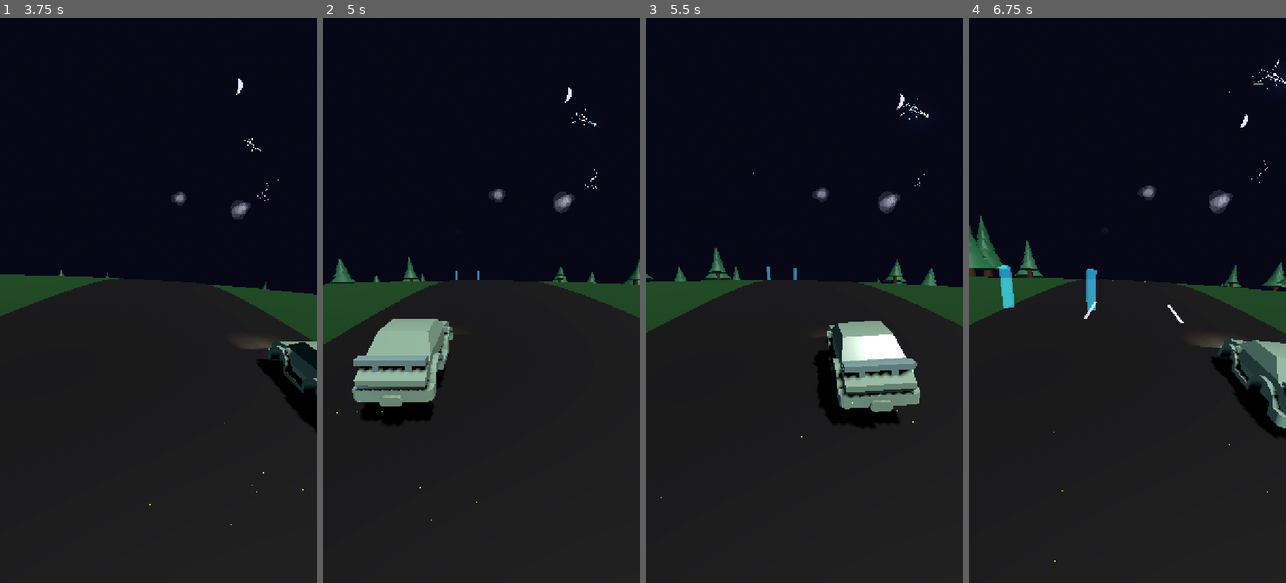
Above: before the commit, frames 1-4 (left to right).
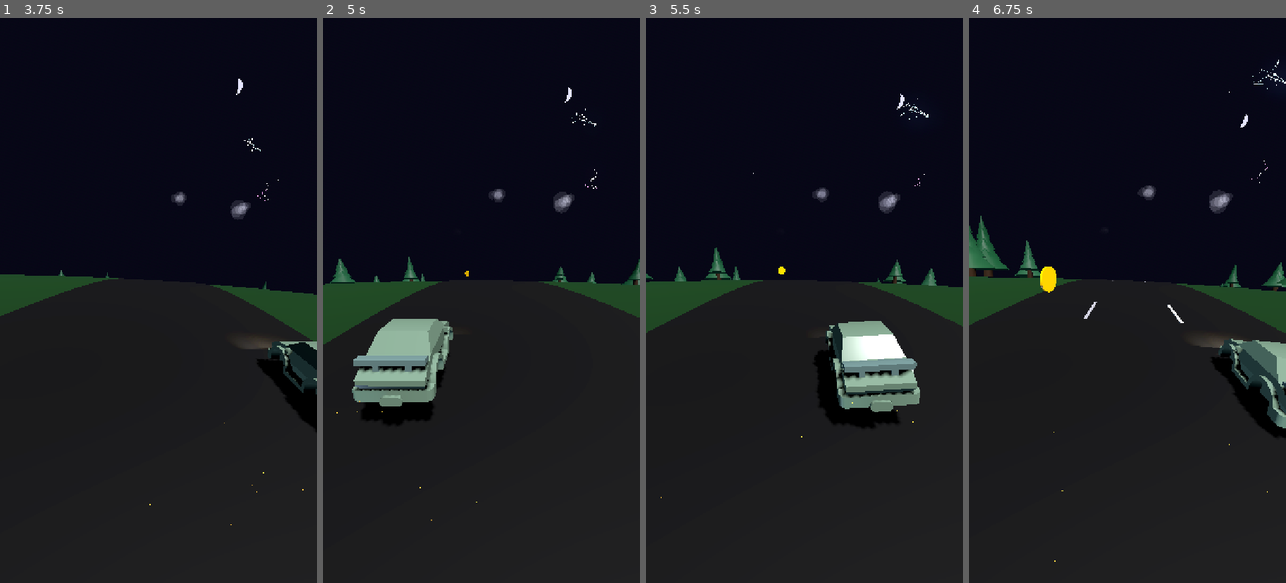
Above: after the commit, the same moments.

Repository: rooshimadethis/just-a-chill-drive
Game: Godot game, scene res://scenes/game.tscn
The game is run twice, just before and just after one commit, with the same random seed, the same clock (stepped at 60 frames per second) and the same inputs.
Inputs (mouse positions are in pixels of both pictures, inside the frame that each line leads up to):
- Up to frame 1 (3.75 s): move the mouse to (228, 272) at 0.52 s; hold Right (ui_right) 0.53-1.25 s; click (228, 272) at 0.67 s; drag from (95, 328) to (142, 413) at 1.27 s; move the mouse to (190, 176) at 2.02 s; hold Right (ui_right) 2.03-2.75 s; drag from (142, 413) to (63, 215) at 2.77 s; move the mouse to (253, 385) at 3.52 s; hold Left (ui_left) from 3.53 s (still down)
- Up to frame 2 (5 s): release Left (ui_left) at 4.25 s; drag from (386, 215) to (433, 159) at 4.27 s
- Up to frame 3 (5.5 s): move the mouse to (820, 300) at 5.02 s; hold Left (ui_left) from 5.03 s (still down); click (820, 300) at 5.17 s
- Up to frame 4 (6.75 s): release Left (ui_left) at 5.75 s; drag from (1079, 159) to (1064, 328) at 5.77 s; move the mouse to (1197, 272) at 6.52 s; hold Right (ui_right) from 6.53 s (still down)

Frame 1 is identical in both runs. In frame 2, less than 0.1% of the frame differs, in the area x 41-50%, y 44-47%; in frame 3, less than 0.1%; in frame 4, 0.7%, in the area x 9-41%, y 43-52%.

Commit message:
fix coin spawn

Diff:
--- a/scripts/game_manager.gd
+++ b/scripts/game_manager.gd
@@ -425,12 +425,14 @@
 uniform float curve_strength_side : hint_range(0,1) = 0.001;
 
 global uniform float road_time;
+varying float v_world_z;
 
 void vertex() {
    // Rigid Winding Road Effect with Spherical Curvature
    // Get World Origin of object for Z calculation
    vec3 world_origin = (MODEL_MATRIX * vec4(0.0, 0.0, 0.0, 1.0)).xyz;
    float z = world_origin.z;
+   v_world_z = z;
    float winding_offset = sin(z * 0.02 - road_time * 0.5) * 1.25;
 
    // Apply offset to World Pos
@@ -452,9 +454,16 @@
 
 void fragment() {
 	vec4 albedo_tex = albedo;
+
+	// Distance Fade Logic (Matches road shader)
+	float fade_start = -120.0;
+	float fade_end = -90.0;
+	float fade = clamp((v_world_z - fade_start) / (fade_end - fade_start), 0.0, 1.0);
+
 	ALBEDO = albedo_tex.rgb;
+	ALPHA = albedo_tex.a * fade;
 	ROUGHNESS = roughness;
-	EMISSION = emission.rgb * emission_energy;
+	EMISSION = emission.rgb * emission_energy * fade;
 }
 """
 	_rigid_winding_shader = Shader.new()
--- a/scripts/gate.gd
+++ b/scripts/gate.gd
@@ -3,165 +3,136 @@
 @export var speed: float = 18.0
 var collected: bool = false
 var game_manager: Node
-
-# Cache for transparency calculations
-var cached_alpha: float = -1.0
-var alpha_update_threshold: float = 0.01  # Only update if change > 1%
+var coin_pivot: Node3D
+var coin_mesh: MeshInstance3D
 
 func _ready():
 	# Find GameManager in the scene tree
 	game_manager = get_node("/root/Game/GameManager")
 
-	# 1. Widen the Gap
-	# User Request: "Make gates width of lane" (Gap 4.0)
-	var half_width = 2.0
+	# Remove old pillars if they exist (handling the .tscn children)
+	if has_node("LeftPillar"):
+		$LeftPillar.queue_free()
+	if has_node("RightPillar"):
+		$RightPillar.queue_free()
 
-	# Create shared CylinderMesh
-	var cyl_mesh = CylinderMesh.new()
-	cyl_mesh.height = 2.8 # 30% shorter (was 4.0)
-	cyl_mesh.top_radius = 0.3
-	cyl_mesh.bottom_radius = 0.3
-	cyl_mesh.radial_segments = 16
-	cyl_mesh.rings = 12 # Add vertical subdivision for curved world effect
+	# Create a pivot for rotation
+	coin_pivot = Node3D.new()
+	coin_pivot.name = "CoinPivot"
+	coin_pivot.position.y = 0.0 # Center of coin relative to parent (World Y=1.4)
+	add_child(coin_pivot)
 
-	if has_node("LeftPillar"):
-		$LeftPillar.mesh = cyl_mesh
-		$LeftPillar.position.x = -half_width
-		$LeftPillar.position.y = -0.6  # Lower to ground (half of height reduction: 1.2 / 2)
-		$LeftPillar.scale = Vector3(0.8, 0.8, 0.8) # 20% smaller pillars
-	if has_node("RightPillar"):
-		$RightPillar.mesh = cyl_mesh
-		$RightPillar.position.x = half_width
-		$RightPillar.position.y = -0.6  # Lower to ground
-		$RightPillar.scale = Vector3(0.8, 0.8, 0.8)
+	# Create Coin Mesh
+	var mesh_data = CylinderMesh.new()
+	mesh_data.top_radius = 0.6
+	mesh_data.bottom_radius = 0.6
+	mesh_data.height = 0.1
+	mesh_data.radial_segments = 32
 
-	# Adjust Trigger Size to match new width and height
+	coin_mesh = MeshInstance3D.new()
+	coin_mesh.mesh = mesh_data
+	coin_mesh.name = "CoinMesh"
+	# Rotate 90 degrees on X to stand up like a coin
+	coin_mesh.rotation.x = deg_to_rad(90)
+
+	coin_pivot.add_child(coin_mesh)
+
+	# Create Gold Material
+	var mat = StandardMaterial3D.new()
+	mat.albedo_color = Color(1.0, 0.84, 0.0) # Gold
+	mat.metallic = 1.0
+	mat.roughness = 0.3
+	mat.emission_enabled = true
+	mat.emission = Color(1.0, 0.7, 0.0)
+	mat.emission_energy_multiplier = 0.5
+
+	coin_mesh.material_override = mat
+
+	# Apply Rigid Winding Shader so the coin follows the road curve
+	if game_manager and game_manager.has_method("get_rigid_winding_shader"):
+		var shader = game_manager.get_rigid_winding_shader()
+		var shader_mat = ShaderMaterial.new()
+		shader_mat.shader = shader
+
+		# Copy properties from current material to shader material
+		shader_mat.set_shader_parameter("albedo", mat.albedo_color)
+		shader_mat.set_shader_parameter("emission", mat.emission)
+		shader_mat.set_shader_parameter("emission_energy", mat.emission_energy_multiplier)
+		shader_mat.set_shader_parameter("roughness", mat.roughness)
+
+		coin_mesh.material_override = shader_mat
+
+	# Adjust Trigger Size
 	if has_node("CollisionShape3D"):
 		var shape = $CollisionShape3D.shape
 		if shape is BoxShape3D:
-			# Make unique to avoid affecting other gates if it was shared
+			# Make unique and resize
 			$CollisionShape3D.shape = shape.duplicate()
-			$CollisionShape3D.shape.size.x = half_width * 2.0  # 4.0 units wide
-			$CollisionShape3D.shape.size.y = 2.8  # Match pillar height
-		# Position at origin since gate is now spawned at correct height
+			$CollisionShape3D.shape.size = Vector3(2.0, 2.0, 0.5)
+		# Position at coin height
 		$CollisionShape3D.position.y = 0.0
 
-	# 2. Add Top Bar (Make it a Gate) --> REMOVED
-	# var top_bar = MeshInstance3D.new() ...
-
-	# Assign material (Ghostly)
-	# Use shader if available
-	var shader = null
-	if game_manager and game_manager.has_method("get_winding_shader"):
-		shader = game_manager.get_winding_shader()
-
-	var create_gate_mat = func(color: Color):
-		if shader:
-			var m = ShaderMaterial.new()
-			m.shader = shader
-			m.set_shader_parameter("albedo", color)
-			m.set_shader_parameter("emission", color)
-			m.set_shader_parameter("emission_energy", 2.0)
-			return m
-		else:
-			var m = StandardMaterial3D.new()
-			m.albedo_color = color
-			m.transparency = BaseMaterial3D.TRANSPARENCY_ALPHA
-			m.emission_enabled = true
-			m.emission = color
-			m.emission_energy_multiplier = 2.0
-			return m
-
-	var default_color = Color(0.2, 0.8, 1.0, 0.0) # Start invisible
-
-	# Apply to all parts
-	if has_node("LeftPillar"):
-		$LeftPillar.set_surface_override_material(0, create_gate_mat.call(default_color))
-	if has_node("RightPillar"):
-		$RightPillar.set_surface_override_material(0, create_gate_mat.call(default_color))
-		$RightPillar.set_surface_override_material(0, create_gate_mat.call(default_color))
+	# Store cached alpha for fade-in logic
+	_update_transparency()
 
 func reset_gate():
 	# Reset gate state for pooling
 	collected = false
-	cached_alpha = -1.0
 	visible = true
+	if coin_pivot:
+		coin_pivot.scale = Vector3.ONE
+	if coin_mesh:
+		coin_mesh.transparency = 0.0
 
 func set_speed(new_speed):
 	speed = new_speed
 
 func set_special_color(color: Color):
-	# Create a new material for the special color
-	var shader = null
-	if game_manager and game_manager.has_method("get_winding_shader"):
-		shader = game_manager.get_winding_shader()
-
-	var mat
-	if shader:
-		mat = ShaderMaterial.new()
-		mat.shader = shader
-		mat.set_shader_parameter("albedo", Color(color.r, color.g, color.b, 0.0))
-		mat.set_shader_parameter("emission", color)
-		mat.set_shader_parameter("emission_energy", 3.0)
-	else:
-		mat = StandardMaterial3D.new()
-		mat.albedo_color = Color(color.r, color.g, color.b, 0.0)  # Start invisible
-		mat.transparency = BaseMaterial3D.TRANSPARENCY_ALPHA
-		mat.emission_enabled = true
-		mat.emission = color
-		mat.emission_energy_multiplier = 3.0
-
-	# Apply to pillars
-	if has_node("LeftPillar"):
-		$LeftPillar.set_surface_override_material(0, mat)
-	if has_node("RightPillar"):
-		$RightPillar.set_surface_override_material(0, mat)
-		$RightPillar.set_surface_override_material(0, mat)
+	if coin_mesh and coin_mesh.material_override:
+		var mat = coin_mesh.material_override
+		if mat is StandardMaterial3D:
+			mat.set_shader_parameter("albedo", color)
+			mat.set_shader_parameter("emission", color)
+			# Reduce metallic for colored coins? Or keep it metallic colored?
+			# Let's keep it metallic for now.
 
 func _process(delta):
 	position.z += speed * delta
+
+	# Rotate the coin
+	if coin_pivot:
+		coin_pivot.rotation.y += 3.0 * delta
+
 	_update_transparency()
 
 	if position.z > 10:
 		queue_free()
 
 func _update_transparency():
-	# Map Z from -120 (start) to -90 (end of fade)
-	# At -120: should be 1.0 (invisible)
-	# At -90: should be 0.0 (opaque)
-
+	# Simple fade-in from distance
+	# Start fading in at -120, fully visible at -90
 	var start_z = -120.0
 	var end_z = -90.0
 
-	# Linear interpolation factor (0.0 at start, 1.0 at end)
 	var t = clamp((position.z - start_z) / (end_z - start_z), 0.0, 1.0)
-	var alpha = 1.0 - t # Invert for transparency
 
-	# Only update if alpha changed significantly
-	if abs(alpha - cached_alpha) > alpha_update_threshold:
-		cached_alpha = alpha
-		_set_transparency(alpha)
+	# Invert logic: t=0 (at start_z) -> invisible?
+	# User likely wants it to fade IN clearly.
+	# Let's map visibility: 0.0 at -120, 1.0 at -90
 
-func _set_transparency(alpha: float):
-	# Apply transparency to children meshes via material
-	var targets = ["LeftPillar", "RightPillar"]
-	var target_opacity = (1.0 - alpha) * 0.25  # Pre-calculate once
-
-	for target_name in targets:
-		if has_node(target_name):
-			var node = get_node(target_name)
-			var mat = node.get_surface_override_material(0)
-			if mat:
-				if mat is ShaderMaterial:
-					var col = mat.get_shader_parameter("albedo")
-					if col:
-						col.a = target_opacity
-						mat.set_shader_parameter("albedo", col)
-				elif mat is StandardMaterial3D:
-					mat.albedo_color.a = target_opacity
-
-
-
+	if coin_mesh and coin_mesh.material_override:
+		var alpha = t
+		if alpha < 0.99:
+			# Shader material parameter update
+			var mat = coin_mesh.material_override
+			if mat is ShaderMaterial:
+				var current_color = mat.get_shader_parameter("albedo")
+				mat.set_shader_parameter("albedo", Color(current_color.r, current_color.g, current_color.b, alpha))
+		else:
+			var mat = coin_mesh.material_override
+			if mat is ShaderMaterial:
+				var current_color = mat.get_shader_parameter("albedo")
+				mat.set_shader_parameter("albedo", Color(current_color.r, current_color.g, current_color.b, 1.0))
 
 func _on_area_entered(area):
 	if area.name == "Player" and not collected:
@@ -173,8 +144,8 @@
 		if OS.get_name() == "Android" or OS.get_name() == "iOS":
 			Input.vibrate_handheld(75)
 
-		# Visual Feedback: Fade out and scale up
+		# Visual Feedback: Pop and disappear
 		var tween = get_tree().create_tween()
-		tween.tween_property(self, "scale", Vector3(1.5, 1.5, 1.5), 0.2)
-		# tween.parallel().tween_property(self, "modulate:a", 0.0, 0.2) # Transparency requires material access
+		tween.tween_property(coin_pivot, "scale", Vector3(1.5, 1.5, 1.5), 0.1).set_trans(Tween.TRANS_BACK).set_ease(Tween.EASE_OUT)
+		tween.parallel().tween_property(coin_mesh, "transparency", 1.0, 0.1)
 		tween.tween_callback(queue_free)
--- a/scripts/spawner.gd
+++ b/scripts/spawner.gd
@@ -6,6 +6,7 @@
 var spawn_count: int = 0
 var last_lane_index: int = -1  # Track last lane to avoid consecutive spawns
 var game_manager: Node
+var lane_line_spawner: Node3D
 
 func _ready():
 	# Connect to GameManager's metronome
@@ -13,6 +14,8 @@
 	if game_manager:
 		game_manager.bar_occurred.connect(_on_bar_occurred)
 		print("Gate Spawner: Connected to metronome (spawning every 4 beats)")
+
+	lane_line_spawner = get_node_or_null("/root/Game/LaneLineSpawner")
 
 func _on_bar_occurred(bar_number: int):
 	# Spawn a gate on every bar (every 4 beats = 4 seconds at 60 BPM)
@@ -26,9 +29,16 @@
 	var gate = obstacle_scene.instantiate()
 	add_child(gate)
 
-	# Choose one of three lanes: left (-4.0), center (0.0), or right (4.0)
-	# Matching visual lane width of 4.0 (lines at +/- 2.0)
-	var lanes = [-4.0, 0.0, 4.0]
+	# Choose one of three lanes: left, center, or right
+	# Dynamically calculate lanes based on lane_width
+	var l_width = 2.0 # Default fallback
+	if lane_line_spawner:
+		l_width = lane_line_spawner.lane_width
+
+	# Middle lane is from -l_width to +l_width (Center 0)
+	# Side lanes should be the same width (2*l_width)
+	# So Side Centers are at +/- 2*l_width
+	var lanes = [-2.0 * l_width, 0.0, 2.0 * l_width]
 
 	# Pick a different lane than last time
 	var available_indices = []
